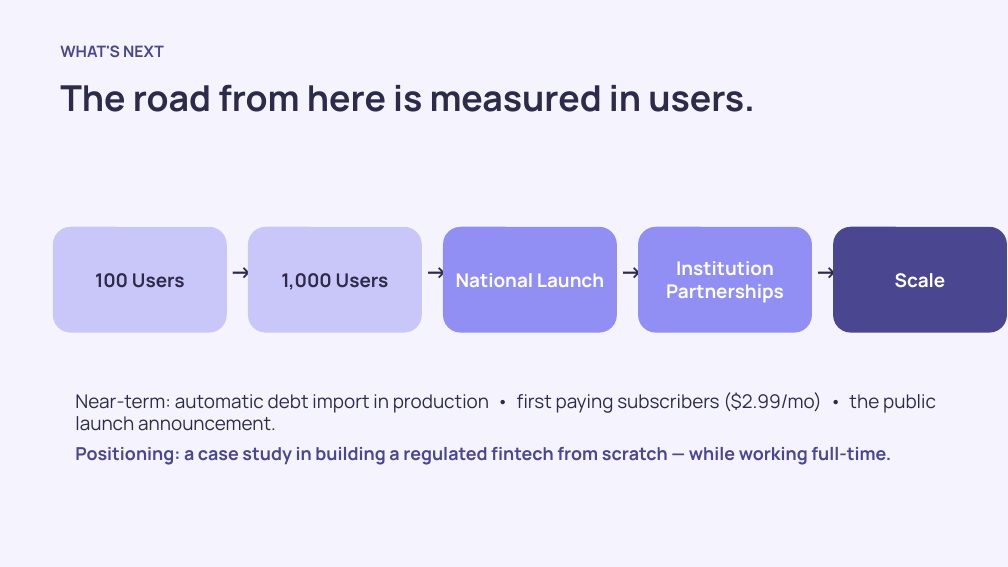
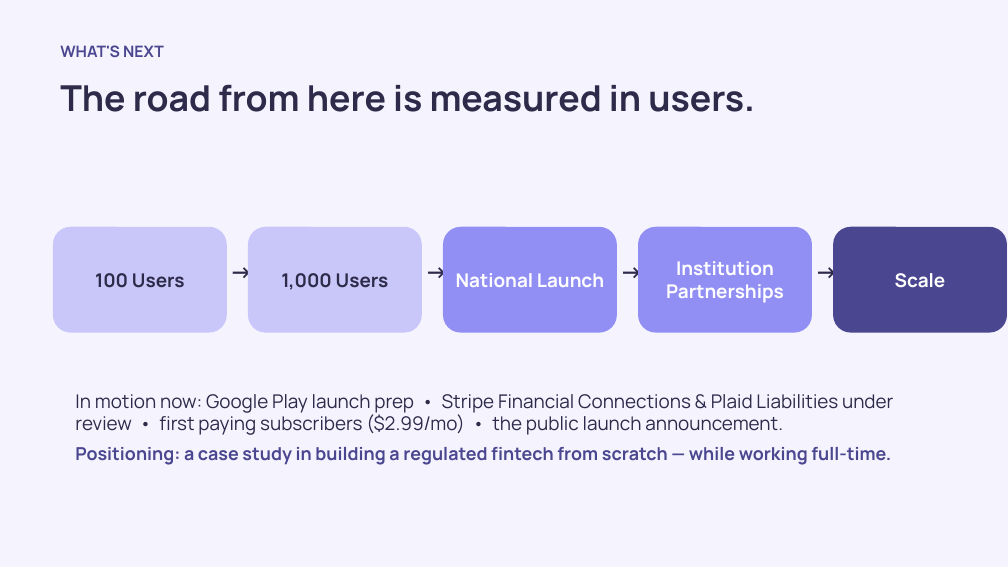
Before and after one commit to Dime-Time/Dime-Time-Technologies, a slide deck: slide 16 of attached_assets/timeline-deck-slides/dime-time-timeline-deck.pptx. Drawn at 1008x567 pixels with LibreOffice and Linux fonts; fonts in the diff are those of the drawing. Boxes give left, top, right and bottom in pixels: in the first picture for what was removed or moved away, otherwise in the second. Text is boxed around its words. In the diff, an @@ line names an element or a change of style, - is before the commit and + after.

```diff
--- a/attached_assets/timeline-deck-slides/dime-time-timeline-deck.pptx
+++ b/attached_assets/timeline-deck-slides/dime-time-timeline-deck.pptx
@@ text at (75, 394, 893, 435): text changed @@
-Near-term: automatic debt import in production • first paying subscribers ($2.99/mo) • the public launch announcement.
+In motion now: Google Play launch prep • Stripe Financial Connections & Plaid Liabilities under review • first paying subscribers ($2.99/mo) • the public launch announcement.
```
Also in this commit, not shown: 4 other slides changed, 11 other files.
